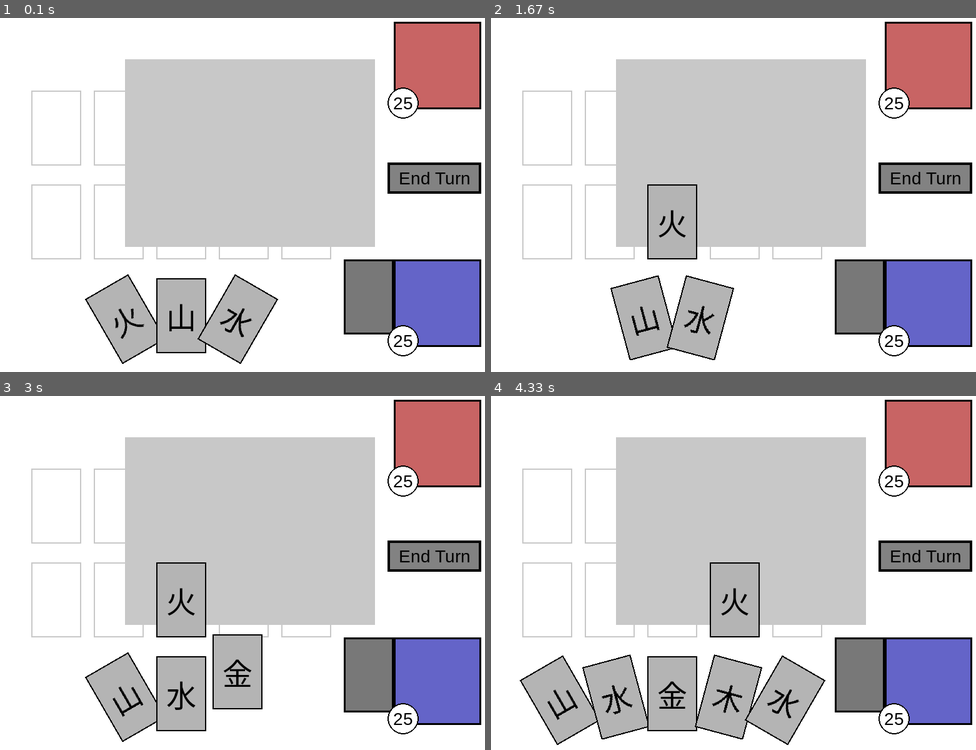
Above: before the commit, frames 1-4 (two rows, left to right).
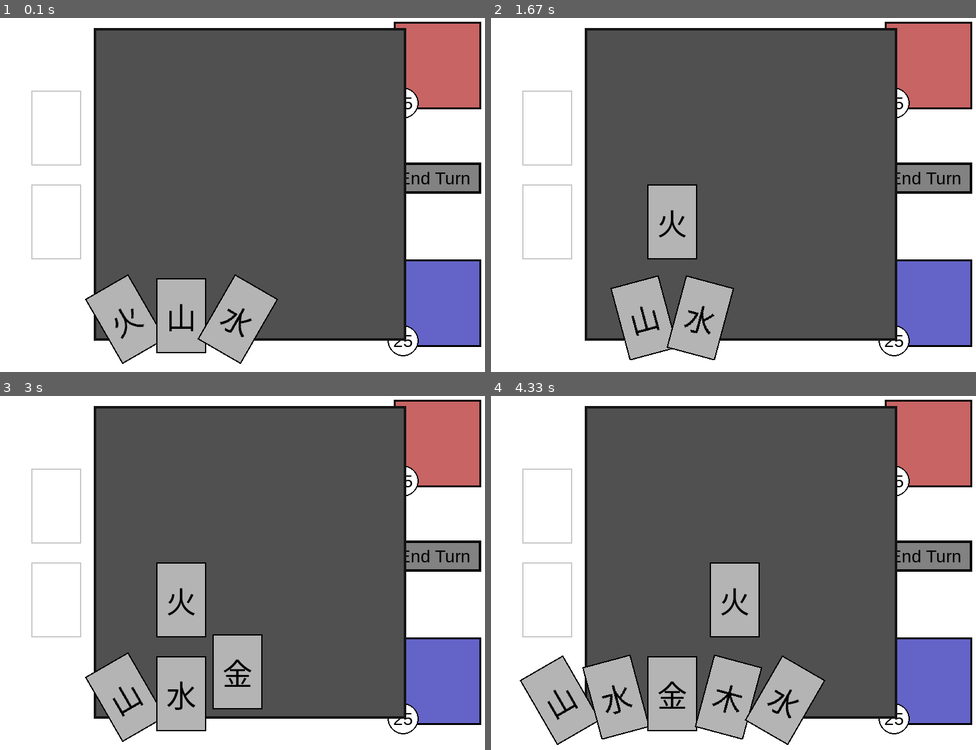
Above: after the commit, the same moments.

Repository: ChioreanBogdan/Pygame-Card-Game
Game: pygame game, started from tiny_kanji_card_game.py
Two runs of this game, one before a commit and one after it. Both use one fixed random seed, a clock stepped at 60 frames per second and the inputs below.
Inputs (mouse positions are in pixels of both pictures, inside the frame that each line leads up to):
- Up to frame 1 (0.1 s): no input
- Up to frame 2 (1.67 s): click (617, 318) at 0.38 s; press the mouse at (927, 177) at 0.7 s; move the mouse to (801, 195) at 0.8 s; release the mouse at (675, 209) at 0.93 s; click (670, 315) at 1.05 s; press the mouse at (617, 318) at 1.37 s; move the mouse to (655, 279) at 1.47 s; release the mouse at (694, 244) at 1.6 s
- Up to frame 3 (3 s): click "25" at 1.72 s; press the mouse at (237, 696) at 2.03 s; move the mouse to (208, 682) at 2.13 s; release the mouse at (174, 672) at 2.27 s; press the mouse at (237, 696) at 2.37 s; move the mouse to (164, 569) at 2.47 s; release the mouse at (87, 445) at 2.6 s; click (232, 693) at 2.72 s
- Up to frame 4 (4.33 s): press the mouse at (617, 696) at 3.03 s; move the mouse to (767, 590) at 3.13 s; release the mouse at (917, 488) at 3.27 s; press the mouse at (859, 675) at 3.37 s; move the mouse to (879, 576) at 3.47 s; release the mouse at (898, 477) at 3.6 s; press the mouse at (859, 675) at 3.7 s; move the mouse to (811, 565) at 3.8 s; release the mouse at (767, 456) at 3.93 s; press the mouse at (670, 601) at 4.03 s; move the mouse to (704, 611) at 4.13 s; release the mouse at (733, 629) at 4.27 s

The runs differ from the first frame. In frame 1, 52% of the frame differs, in the area x 19-84%, y 2-92%; in frame 2, 51%; in frame 3, 49%; in frame 4, 48%.

Commit message:
Add basic CardPopup panel UI

Diff:
--- a/card_popup.py
+++ b/card_popup.py
@@ -20,4 +20,8 @@
         if not self.active:
             return
 
-        pygame.draw.rect(screen, (200, 200, 200), (200, 100, 400, 300))
+        #Dark background
+        pygame.draw.rect(screen, (80, 80, 80), (150, 50, 500, 500))
+
+        #Border
+        pygame.draw.rect(screen, (20, 20, 20), (150, 50, 500, 500),4)
--- a/tiny_kanji_card_game.py
+++ b/tiny_kanji_card_game.py
@@ -12,7 +12,7 @@
 
 pygame.init()  # initialize pygamefrom board import Board
 
-print("testin")
+print("testing")
 
 kanji_font = pygame.font.SysFont("MS Gothic", 48)  # None = default font, 48 = size
 ui_font = pygame.font.SysFont("Arial", 28)
